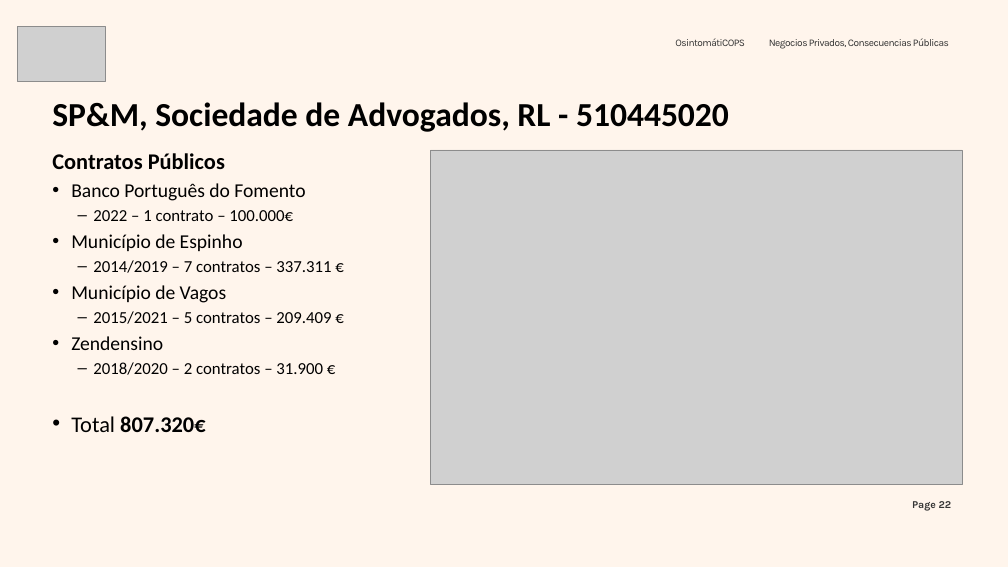
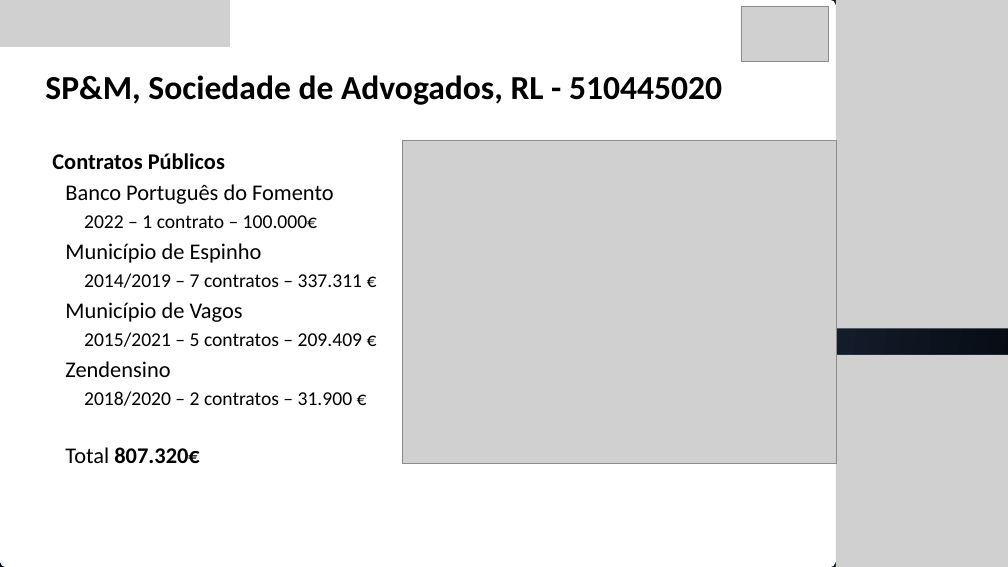
Before and after one commit to pedroaovieira/osint, a slide deck: slide 24 of presentation/osintomaticops/Negocios_Privados,_Consecuencias_Publicas.pptx (slide 22 before the commit). Drawn at 1008x567 pixels with LibreOffice and Linux fonts; fonts in the diff are those of the drawing; grey boxes stand for pictures; background and template pictures are left out. Boxes give left, top, right and bottom in pixels: in the first picture for what was removed or moved away, otherwise in the second. Text is boxed around its words. In the diff, an @@ line names an element or a change of style, - is before the commit and + after.

```diff
--- a/presentation/osintomaticops/Negocios_Privados,_Consecuencias_Publicas.pptx
+++ b/presentation/osintomaticops/Negocios_Privados,_Consecuencias_Publicas.pptx
@@ background picture (left out) to gradient #2B3D59 to #03060C @@
@@ freeform shape added at (x1=0, y1=0, x2=836, y2=567), fill #FFFFFF @@
@@ picture added at (x1=0, y1=0, x2=230, y2=47) @@
@@ picture moved from (x1=18, y1=26, x2=105, y2=82) to (x1=741, y1=6, x2=828, y2=61) @@
@@ picture added at (x1=836, y1=0, x2=1008, y2=329) @@
@@ text removed at (x1=675, y1=38, x2=745, y2=46) @@
-  OsintomátiCOPS
@@ text removed at (x1=769, y1=38, x2=949, y2=49) @@
-  Negocios Privados, Consecuencias Públicas
@@ text "SP&M, Sociedade de Advogados, RL ..." moved from (x1=52, y1=102, x2=729, y2=132) to (x1=45, y1=75, x2=722, y2=105) @@
@@ picture resized from (x1=430, y1=150, x2=962, y2=484) to (x1=402, y1=141, x2=836, y2=463) @@
@@ text at (x1=65, y1=184, x2=362, y2=463): size 28 to 32 pt in "Banco Português do Fomento", "Município de Espinho", "Município de Vagos", "Zendensino"; size 24 to 28 pt in "2022 – 1 contrato – 100.000€", "2014/2019 – 7 contratos – 337.311 €", "2015/2021 – 5 contratos – 209.409 €", "2018/2020 – 2 contratos – 31.900 €"; bullet • to none; bullet – to none @@
@@ picture added at (x1=836, y1=355, x2=1008, y2=567) @@
@@ page number removed at (x1=912, y1=501, x2=952, y2=511) @@
-Page 22
```
Also in this commit, not shown: 22 other slides changed, 16 slides added, 14 slides removed, 1 other file.
